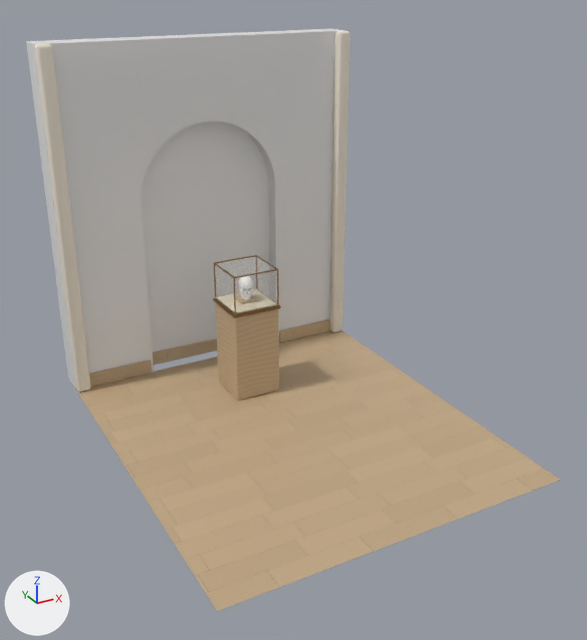
The glTF model public/museum/museum.glb as it was, and as the next commit left it.
The view is the same before and after, from a 50 mm camera at (-3.21, -6.61, 4.05) aimed at (-0.06, -0.88, 1.18). Lighting does not change. The marker at lower left points along +X, +Y and +Z. The older version comes first. Where no turn or scale is listed for an object, it has been applied to the vertices. Vertices at exactly the same position are counted once.

Objects in the first picture: 'Baseboard', 'Floor', 'Glass', 'Pilaster', 'Plinth', 'Wall' and 3 more.
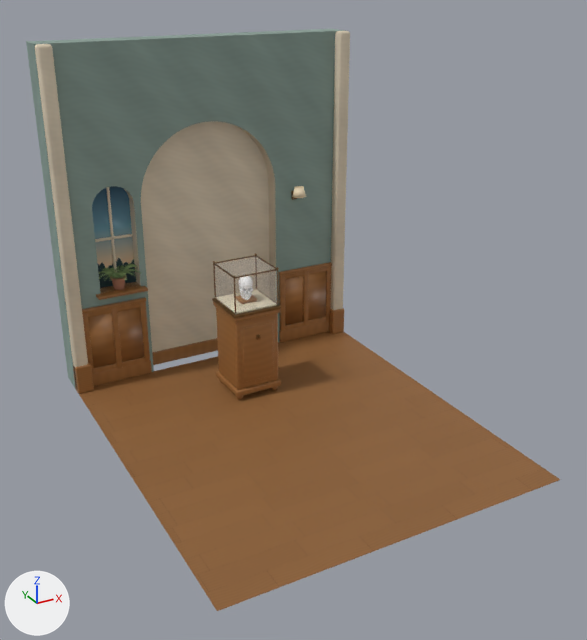
Where the newer file only moved an object's origin or applied its transform, the numbers keep the older frame.

Location of each change, (x1, y1, x2, y2) in pixels of the pictures (587 x 640 px):
'Floor', recoloured (beige to brown)
    both: (76, 332, 560, 611)
'Wainscot', added (brown)
    after: (82, 262, 332, 386)
'Plinth', recoloured, reshaped, moved (darker, 8% wider)
    before: (216, 303, 279, 401)
    after: (213, 302, 281, 399)
'WindowGlass', added (cyan)
    after: (92, 186, 136, 288)
'Baseboard', deleted
    before: (75, 319, 331, 390)
'PilasterBase', added
    after: (73, 308, 344, 394)
'WindowFrame', added
    after: (95, 187, 133, 272)
'FernPot', added
    after: (110, 275, 127, 290)
'SconceShade', added
    after: (292, 186, 306, 198)
part 1 of me_cube, added
    after: (34, 45, 173, 372)
part 2 of me_cube, recoloured
    both: (26, 29, 346, 389)
part 3 of me_cube, recoloured
    both: (141, 123, 276, 352)

The change, as a diff of the scene's bpy script:
```diff
--- a/public/museum/museum.glb.py
+++ b/public/museum/museum.glb.py
@@ mat_flooroak @@
 n0 = _N.new('ShaderNodeBsdfPrincipled'); n0.name = 'Principled BSDF'
-n0.inputs[2].default_value = 0.48  # 'Roughness'
+n0.inputs[2].default_value = 0.6  # 'Roughness'
 n1 = _N.new('ShaderNodeOutputMaterial'); n1.name = 'Material Output'
+n3 = _N.new('ShaderNodeMix'); n3.name = 'Mix'
+n3.data_type = 'RGBA'
+n3.blend_type = 'MULTIPLY'
+n3.inputs[0].default_value = 1.0  # 'Factor'
+n3.inputs[7].default_value = (0.485, 0.296, 0.15, 1.0)  # 'B', brown #b9946c
 n2 = _N.new('ShaderNodeTexImage'); n2.name = 'Image Texture'
@@ mat_flooroak @@
 _L.new(n0.outputs[0], n1.inputs[0])  # 'BSDF' to 'Surface'
-_L.new(n2.outputs[0], n0.inputs[0])  # 'Color' to 'Base Color'
+_L.new(n3.outputs[2], n0.inputs[0])  # 'Result' to 'Base Color'
+_L.new(n2.outputs[0], n3.inputs[6])  # 'Color' to 'A'
@@ mat_oakgrain @@
 n0 = _N.new('ShaderNodeBsdfPrincipled'); n0.name = 'Principled BSDF'
+n0.inputs[2].default_value = 0.42  # 'Roughness'
 n1 = _N.new('ShaderNodeOutputMaterial'); n1.name = 'Material Output'
+n3 = _N.new('ShaderNodeMix'); n3.name = 'Mix'
+n3.data_type = 'RGBA'
+n3.blend_type = 'MULTIPLY'
+n3.inputs[0].default_value = 1.0  # 'Factor'
+n3.inputs[7].default_value = (0.584, 0.347, 0.168, 1.0)  # 'B', brown #c99f72
 n2 = _N.new('ShaderNodeTexImage'); n2.name = 'Image Texture'
@@ mat_oakgrain @@
 _L.new(n0.outputs[0], n1.inputs[0])  # 'BSDF' to 'Surface'
-_L.new(n2.outputs[0], n0.inputs[0])  # 'Color' to 'Base Color'
+_L.new(n3.outputs[2], n0.inputs[0])  # 'Result' to 'Base Color'
+_L.new(n2.outputs[0], n3.inputs[6])  # 'Color' to 'A'
@@ mat_paintcream @@
+mat_paintcream = bpy.data.materials.new('PaintCream')
+# colours: beige #e4d6bd
+# uses the picture img_plaster
@@ mat_paintteal @@
+mat_paintteal = bpy.data.materials.new('PaintTeal')
+# colours: grey #8fa59c
+# uses the picture img_plaster
@@ me_cube @@
-me_cube.from_pydata(...)  # 1186 vertices, 2368 faces; spans x -1.6..1.6, y -0.15..0.15, z -1.7..1.7
+me_cube.from_pydata(...)  # 1982 vertices, 3979 faces; spans x -1.6..1.6, y -0.15..0.15, z -1.7..1.7
+# me_cube part 1: 796 vertices added at x -1.24..-0.82, y -0.15..0.05, z -0.7..0.37
+# me_cube part 2: 951 faces spanning x -1.6..1.6, y -0.15..0.15, z -1.7..1.7 switch from no material to mat_paintteal
+# me_cube part 3: 716 faces spanning x -1.6..1.6, y -0.15..0.15, z -1.7..1.7 switch from no material to mat_paintcream
@@ me_cube_007 @@
 # used by ob_plinth; parent = ob_case; location = (0.0, 0.2, 0.46)
-me_cube_007.from_pydata(...)  # 152 vertices, 300 faces; spans x -0.24..0.24, y -0.24..0.24, z -0.46..0.46
+me_cube_007.from_pydata(...)  # 1903 vertices, 3770 faces; spans x -0.055..0.455, y -0.055..0.455, z -0.034..0.886
+# me_cube_007 part 4: 152 vertices removed from x -0.24..0.24, y -0.24..0.24, z -0.46..0.46; 1903 vertices added at x -0.055..0.455, y -0.055..0.455, z -0.034..0.886
 me_cube_007.materials.append(mat_oakgrain)
@@ ob_baseboard @@
-ob_baseboard = bpy.data.objects.new('Baseboard', me_cube_002)
@@ ob_plinth @@
 ob_plinth.parent = ob_case
-ob_plinth.location = (0.0, 0.2, 0.46)
+ob_plinth.location = (-0.2, 0.0, 0.034)
@@ ob_fernpot @@
+ob_fernpot = bpy.data.objects.new('FernPot', me_cylinder_004)  # 1375 vertices, 2746 faces; spans x -0.083..0.083, y -0.083..0.083, z -0.06..0.067; in mat_clay (brown #a8735a)
+ob_fernpot.location = (-1.03, 1.05, 1.06)
@@ ob_windowglass @@
+ob_windowglass = bpy.data.objects.new('WindowGlass', me_windowglass)  # 27 vertices, 25 faces; spans x -1.24..-0.82, y 1.15, z 1.0..2.07; in mat_eveningsky (picture img_evening_sky)
+ob_windowglass.location = (0.0, 0.0, 0.0)
@@ ob_windowframe @@
+ob_windowframe = bpy.data.objects.new('WindowFrame', me_cube_021)  # 112 vertices, 216 faces; spans x -0.21..0.21, y -0.015..0.015, z -0.535..0.535
+ob_windowframe.location = (-1.03, 1.13, 1.53)
@@ ob_wainscot @@
+ob_wainscot = bpy.data.objects.new('Wainscot', me_cube_003)  # 1264 vertices, 2456 faces; spans x -0.48..2.73, y -0.09..0.17, z -0.49..0.51
+ob_wainscot.location = (-1.12, 1.0, 0.49)
@@ ob_sconceshade @@
+ob_sconceshade = bpy.data.objects.new('SconceShade', me_cone)  # 160 vertices, 320 faces; spans x -0.075..0.075, y -0.075..0.075, z -0.051..0.05; in mat_linenshade (beige #f1dfbd)
+ob_sconceshade.location = (0.98, 0.88, 1.79)
@@ ob_pilasterbase @@
+ob_pilasterbase = bpy.data.objects.new('PilasterBase', me_cube_026)  # 192 vertices, 376 faces; spans x -0.08..3.12, y -0.06..0.06, z -0.15..0.15
+ob_pilasterbase.location = (-1.52, 0.94, 0.15)
```
